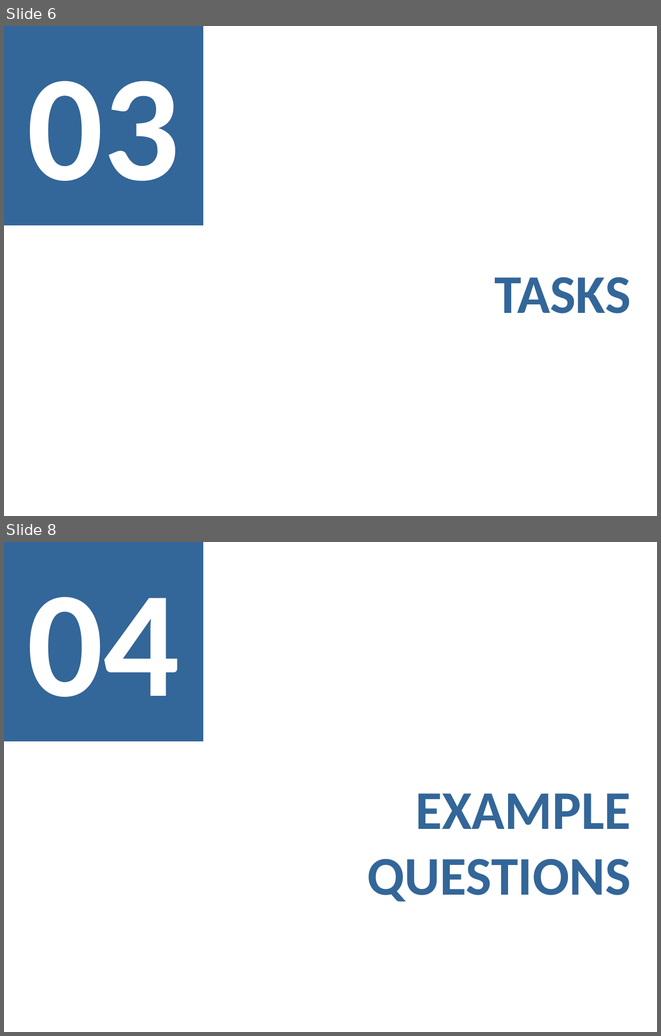
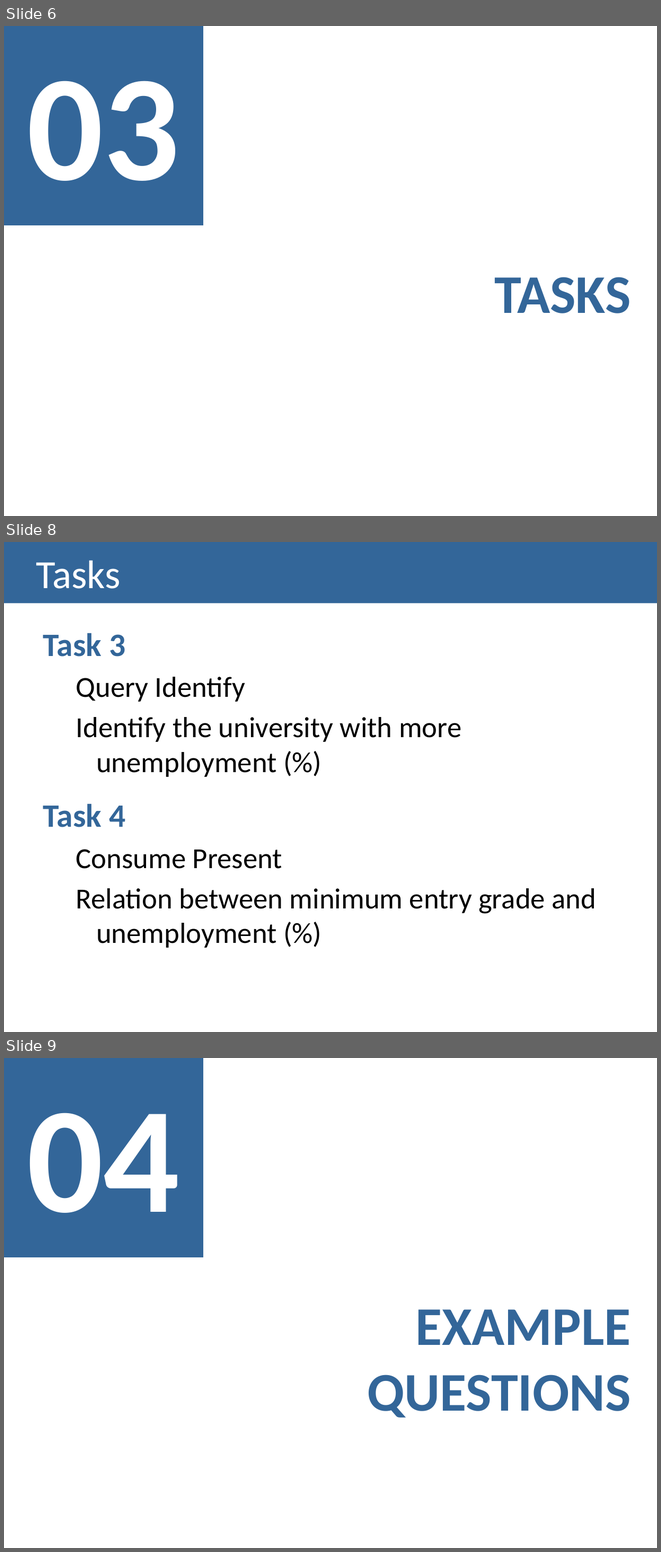
Before and after one commit to Strabox/Higher-Education-Unemployment-Portugal, a slide deck: I-Checkpoint/I-Checkpoint Presentation.pptx. Shown one above the other, each under a label of ours: slides 6 and 8 before the commit, slides 6, 8 and 9 after it; the slides between them are not shown. The pictures are 661x1036 and 661x1552 pixels, drawn with LibreOffice and Linux fonts; fonts in the diff are those of the drawing. Boxes give left, top, right and bottom in pixels: in the first picture for what was removed or moved away, otherwise in the second. Text is boxed around its words. In the diff, an @@ line names an element or a change of style, - is before the commit and + after.

```diff
--- a/I-Checkpoint/I-Checkpoint Presentation.pptx
+++ b/I-Checkpoint/I-Checkpoint Presentation.pptx
@@ slide 8 added at (x1=4, y1=542, x2=657, y2=1032), background #FFFFFF @@
@@ title added at (x1=4, y1=542, x2=657, y2=603), fill #336699, 44 pt, text #FFFFFF @@
+Tasks
@@ text added at (x1=43, y1=633, x2=597, y2=947), 32 pt, text #000000 @@
+Task 3
+  Query Identify
+  Identify the university with more unemployment (%)
+Task 4
+  Consume Present
+  Relation between minimum entry grade and unemployment (%)
@@ what was slide 8 is now slide 9 @@
```
Also in this commit, not shown: 4 slides changed, 1 other slide added, 1 slide removed.
